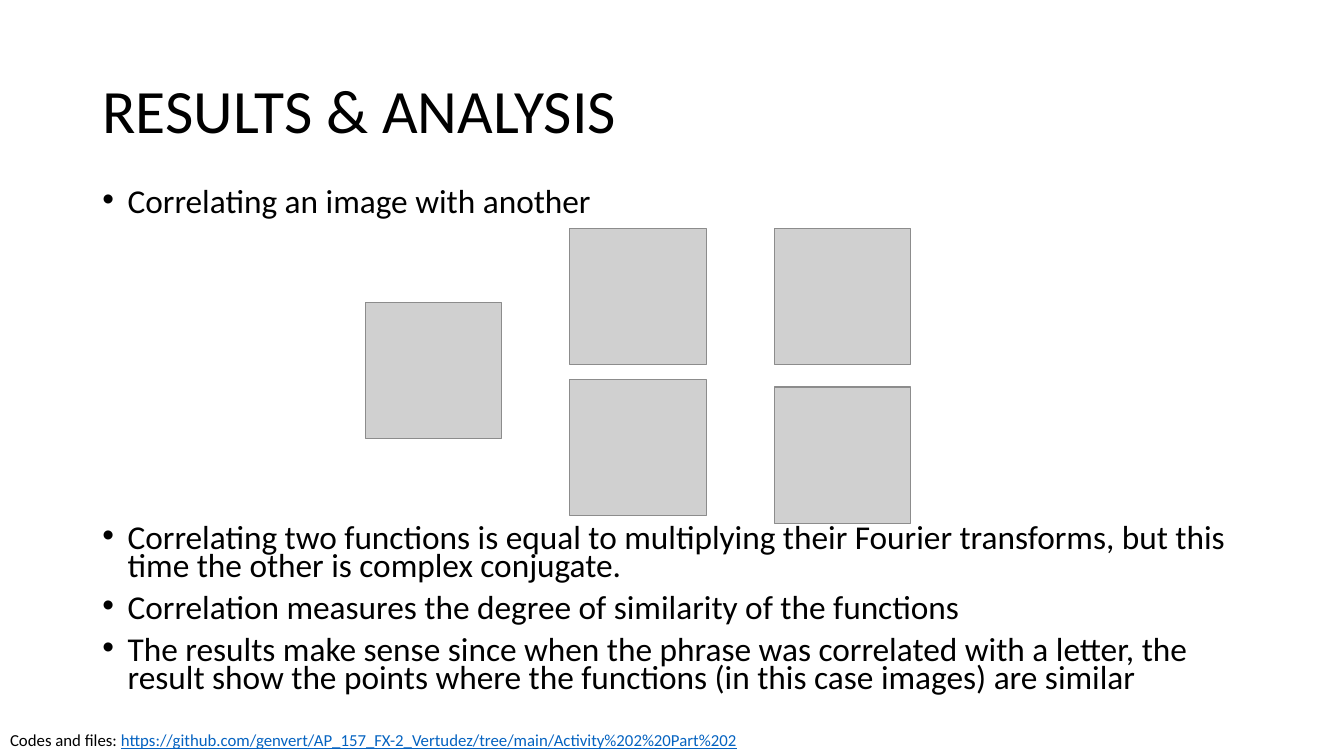
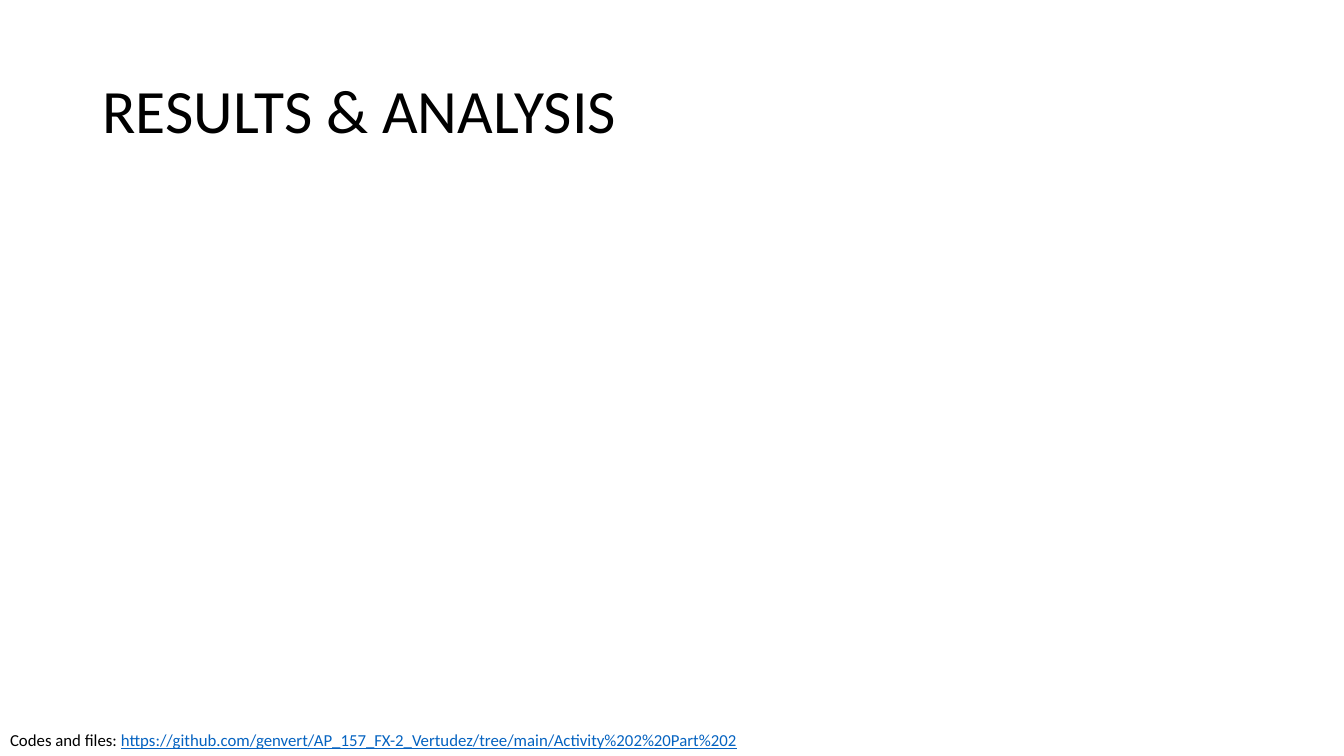
Before and after one commit to genvert/AP_157_FX-2_Vertudez, a slide deck: slide 6 of Activity 2 Part 2/Vertudez_Activity_2_Part_2_Report.pptx (slide 7 before the commit). Drawn at 1344x756 pixels with LibreOffice and Linux fonts; fonts in the diff are those of the drawing; grey boxes stand for pictures. Boxes give left, top, right and bottom in pixels: in the first picture for what was removed or moved away, otherwise in the second. Text is boxed around its words. In the diff, an @@ line names an element or a change of style, - is before the commit and + after.

```diff
--- a/Activity 2 Part 2/Vertudez_Activity_2_Part_2_Report.pptx
+++ b/Activity 2 Part 2/Vertudez_Activity_2_Part_2_Report.pptx
@@ text removed at [128, 190, 1224, 695] @@
-• Correlating an image with another
-• Correlating two functions is equal to multiplying their Fourier transforms, but this time the other is complex conjugate.
-• Correlation measures the degree of similarity of the functions
-• The results make sense since when the phrase was correlated with a letter, the result show the points where the functions (in this case images) are similar
@@ picture removed at [570, 229, 706, 365] @@
@@ picture removed at [774, 229, 910, 365] @@
@@ picture removed at [365, 302, 501, 439] @@
@@ picture removed at [570, 380, 706, 516] @@
@@ picture removed at [774, 387, 910, 523] @@
```
Also in this commit, not shown: 4 other slides changed, 4 slides added, 5 other files.
